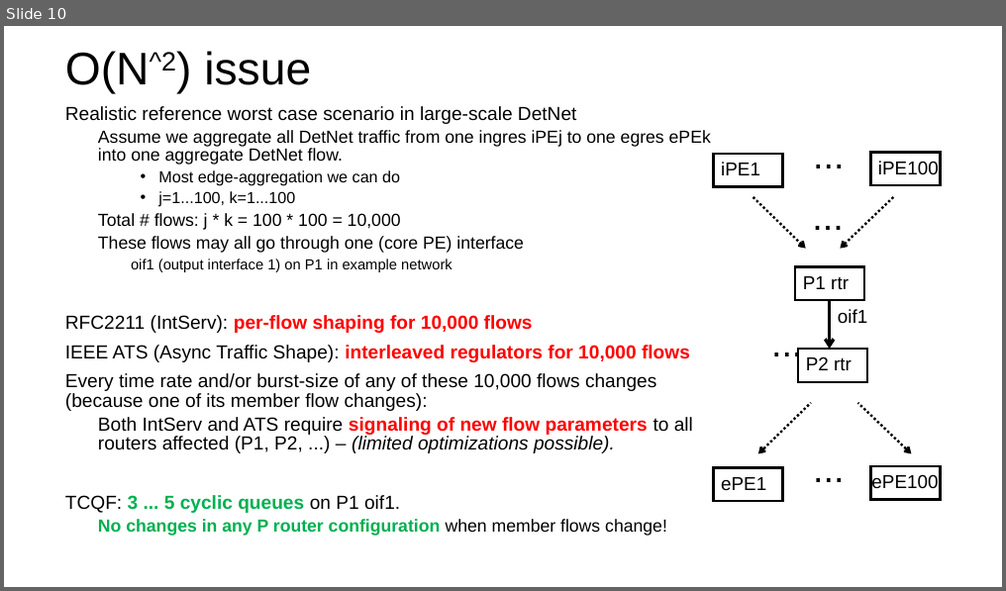
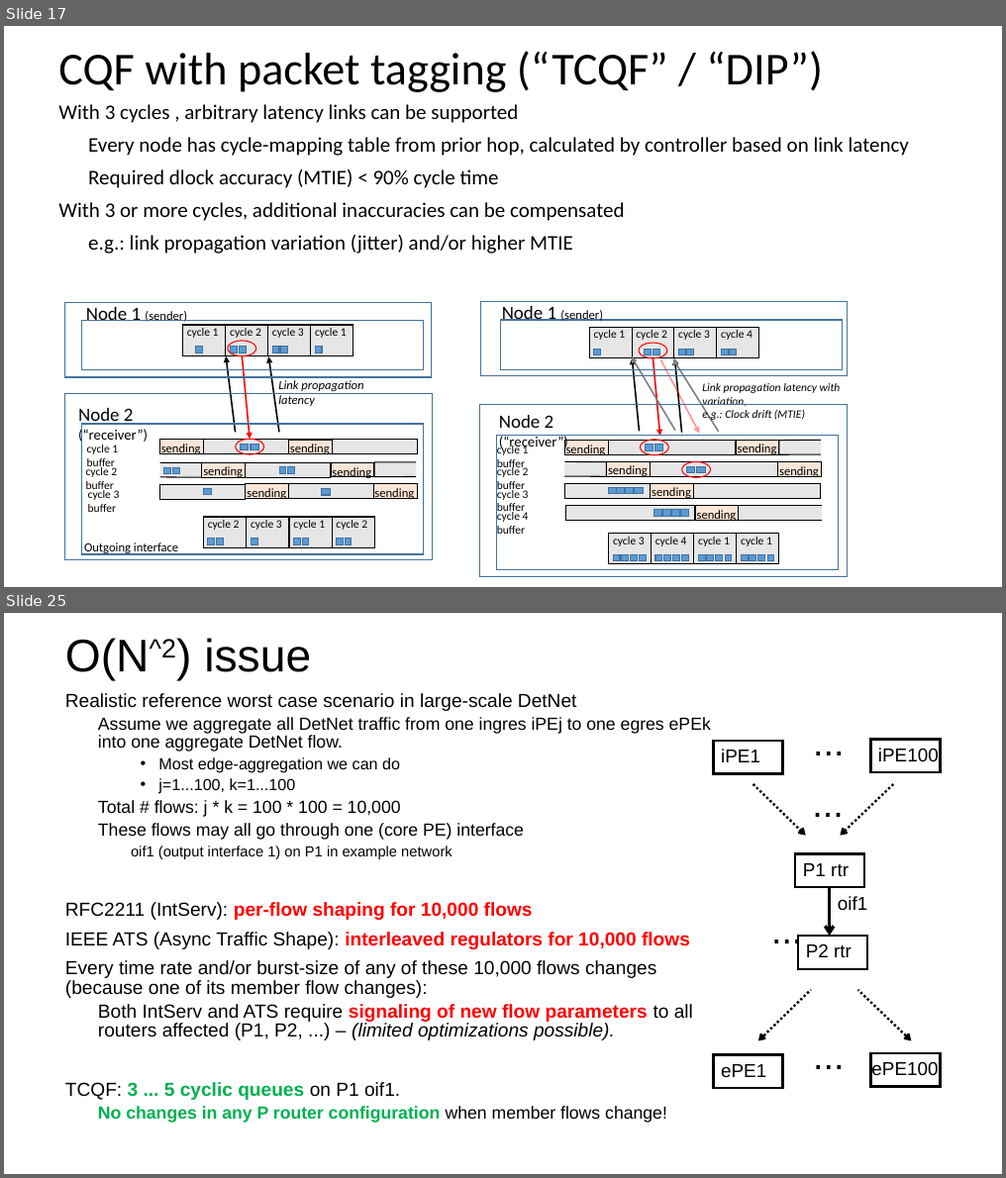
Before and after one commit to toerless/detnet, a slide deck: tcqf-slides.pptx. Shown one above the other, each under a label of ours: slide 10 before the commit, slides 17 and 25 after it; the slides between them are not shown. The pictures are 1006x591 and 1006x1178 pixels, drawn with LibreOffice and Linux fonts; fonts in the diff are those of the drawing. Boxes give left, top, right and bottom in pixels: in the first picture for what was removed or moved away, otherwise in the second. Text is boxed around its words. In the diff, an @@ line names an element or a change of style, - is before the commit and + after.

```diff
--- a/tcqf-slides.pptx
+++ b/tcqf-slides.pptx
@@ slide 17 added at (4,26,1002,587), background #FFFFFF @@
@@ text added at (58,51,823,92), 44 pt, text #000000 @@
+CQF with packet tagging (“TCQF” / “DIP”)
@@ text added at (58,104,909,254), 20 pt, text #000000 @@
+With 3 cycles , arbitrary latency links can be supported
+Every node has cycle-mapping table from prior hop, calculated by controller based on link latency
+Required dlock accuracy (MTIE) < 90% cycle time
+With 3 or more cycles, additional inaccuracies can be compensated
+e.g.: link propagation variation (jitter) and/or higher MTIE
@@ group added at (64,301,846,576): 102 rectangles, 42 texts, 14 freeform shapes, 5 ellipses @@
+cycle 1
+cycle 2
+cycle 3
+cycle 1
+cycle 2
+cycle 3
+cycle 1
+cycle 2
+cycle 1 buffer
+sending
+sending
+cycle 3 buffer
+sending
+sending
+sending
+sending
+cycle 2 buffer
+Node 1 (sender)
+Node 2 (“receiver”)
+Outgoing interface
+cycle 1
+cycle 2
+cycle 3
+cycle 4
+cycle 3
+cycle 4
+cycle 1
+cycle 1
+cycle 1 buffer
+sending
+sending
+cycle 3 buffer
+sending
+sending
+sending
+cycle 2 buffer
+cycle 4 buffer
+sending
+Link propagation latency with variation,
+e.g.: Clock drift (MTIE)
+Node 1 (sender)
+Link propagation latency
+Node 2 (“receiver”)
@@ what was slide 10 is now slide 25 @@
```
Also in this commit, not shown: 6 slides changed, 21 other slides added, 3 slides removed.
